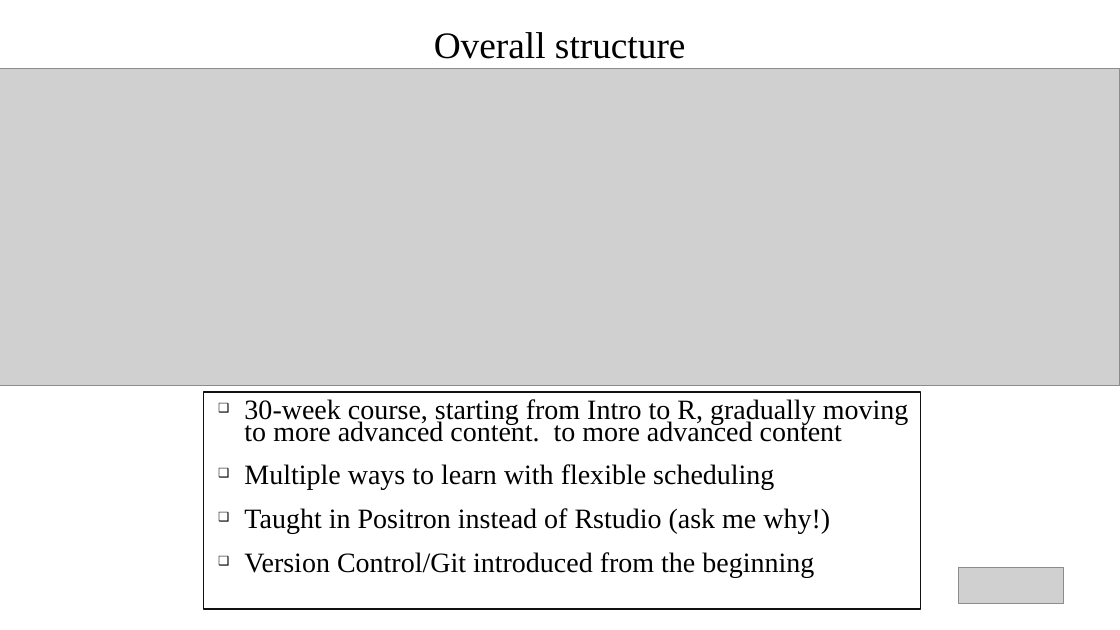
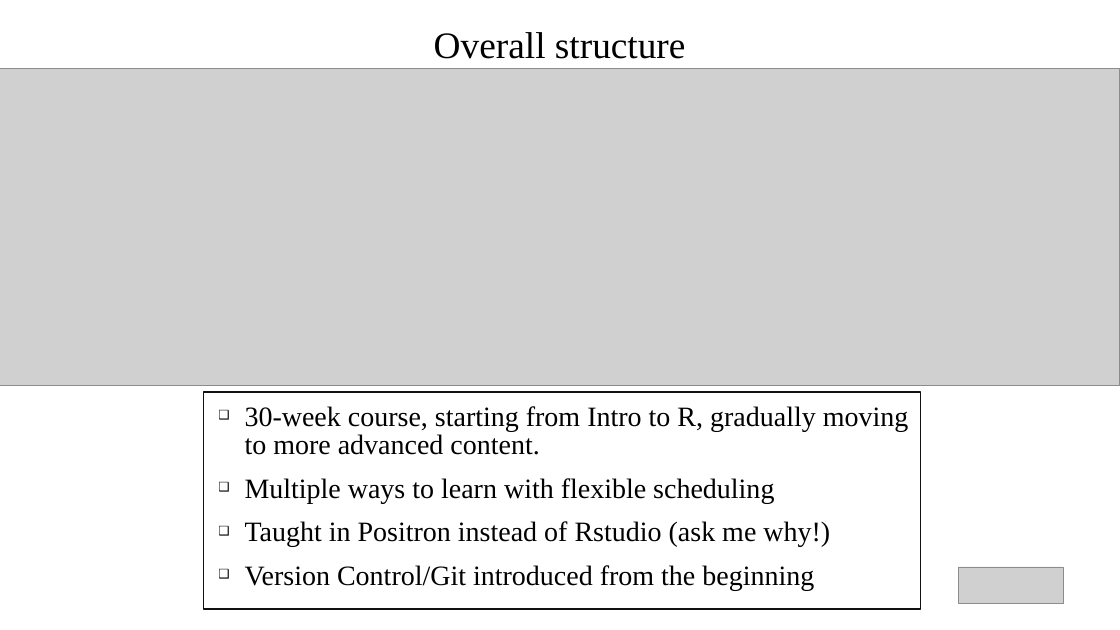
Before and after one commit to DavidRach/CytometryIn_Bioc2026, a slide deck: slide 12 of DavidRach_CytometryInR_BioC2026.pptx (slide 10 before the commit). Drawn at 1120x630 pixels with LibreOffice and Linux fonts; fonts in the diff are those of the drawing; grey boxes stand for pictures. Boxes give left, top, right and bottom in pixels: in the first picture for what was removed or moved away, otherwise in the second. Text is boxed around its words. In the diff, an @@ line names an element or a change of style, - is before the commit and + after.

```diff
--- a/DavidRach_CytometryInR_BioC2026.pptx
+++ b/DavidRach_CytometryInR_BioC2026.pptx
@@ text at [245,406,909,455]: text changed @@
-❑ 30-week course, starting from Intro to R, gradually moving to more advanced content. to more advanced content
+❑ 30-week course, starting from Intro to R, gradually moving to more advanced content.
```
Also in this commit, not shown: 9 other slides changed, 7 slides added, 5 slides removed, 2 other files.
